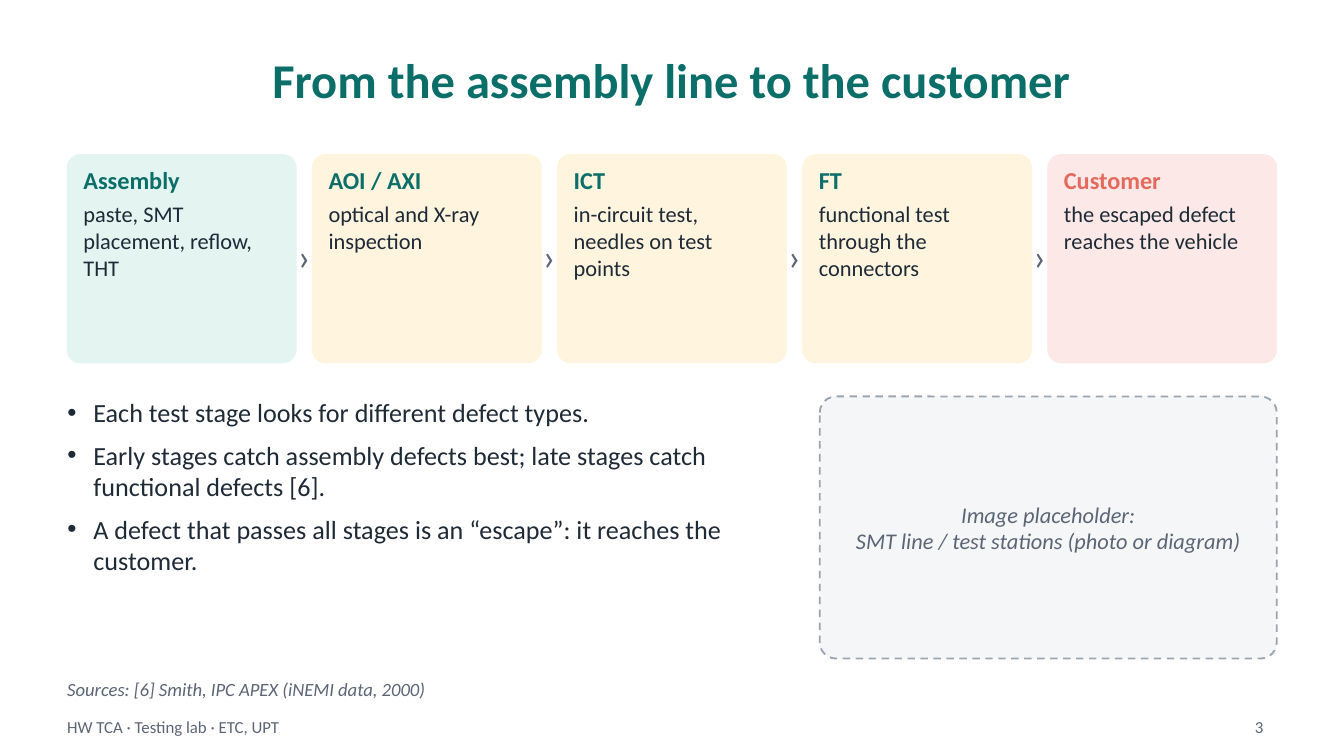
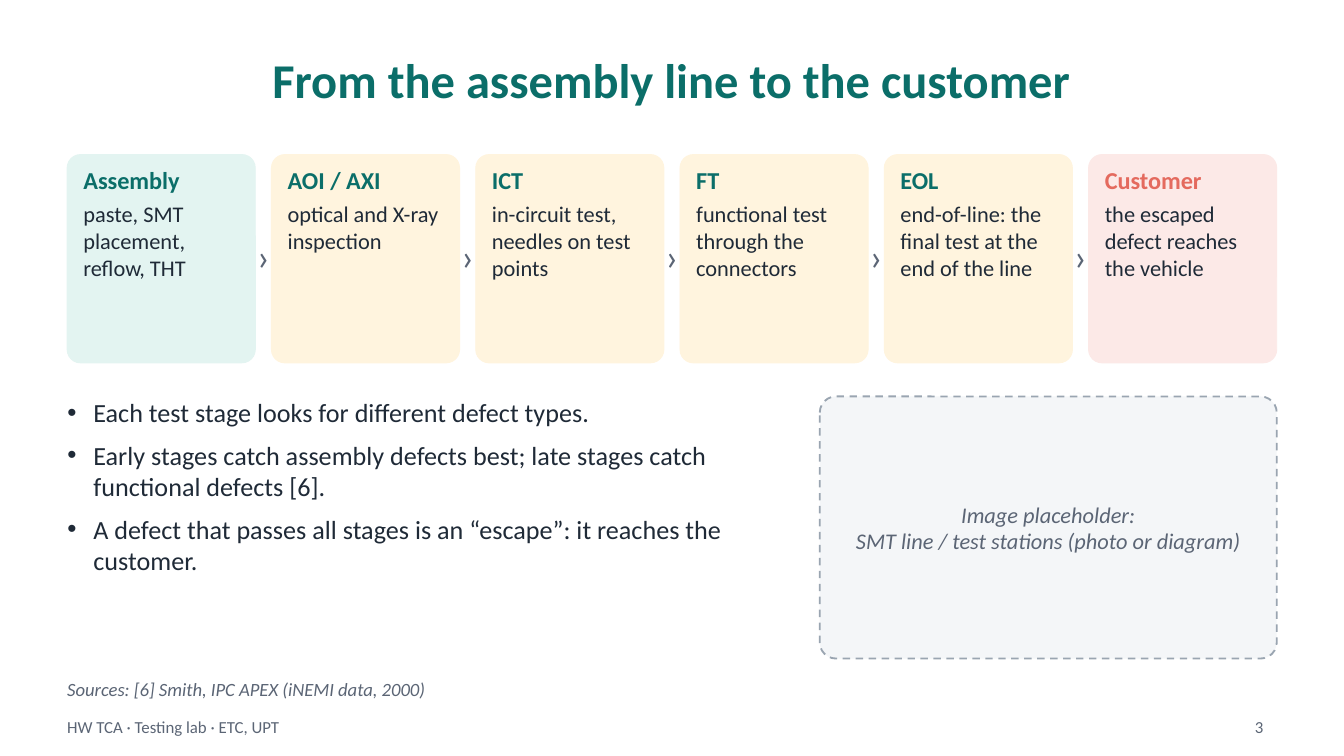
Before and after one commit to madalinatolontan1-ai/sw-tca-lab, a slide deck: slide 3 of materials/HW_TCA_lecture_EN.pptx. Drawn at 1344x756 pixels with LibreOffice and Linux fonts; fonts in the diff are those of the drawing. Boxes give left, top, right and bottom in pixels: in the first picture for what was removed or moved away, otherwise in the second. Text is boxed around its words. In the diff, an @@ line names an element or a change of style, - is before the commit and + after.

```diff
--- a/materials/HW_TCA_lecture_EN.pptx
+++ b/materials/HW_TCA_lecture_EN.pptx
@@ rounded rectangle: place and size @@
-rounded rectangle at bbox=[67, 155, 296, 363]
+rounded rectangle at bbox=[67, 155, 255, 363]
@@ text "Assembly" rewrapped from bbox=[83, 172, 252, 276] to bbox=[83, 172, 186, 279] @@
@@ rounded rectangle: place and size @@
-rounded rectangle at bbox=[312, 155, 540, 363]
+rounded rectangle at bbox=[271, 155, 460, 363]
@@ text "AOI / AXI": place and size @@
-text "AOI / AXI" at bbox=[329, 173, 479, 253]
+text "AOI / AXI" at bbox=[288, 173, 438, 253]
@@ rounded rectangle added at bbox=[476, 155, 664, 363], fill #FFF4DE, outline #FFF4DE 0.5 pt @@
@@ text "ICT": place and size @@
-text "ICT" at bbox=[574, 173, 712, 280]
+text "ICT" at bbox=[492, 173, 630, 280]
@@ proportions changed in 5 elements at bbox=[1089, 155, 1277, 363], bbox=[67, 155, 255, 363], bbox=[271, 155, 460, 363], bbox=[884, 155, 1073, 363], bbox=[680, 155, 868, 363] @@
@@ rounded rectangle: place and size @@
-rounded rectangle at bbox=[558, 155, 786, 363]
+rounded rectangle at bbox=[680, 155, 868, 363]
@@ text "FT": place and size @@
-text "FT" at bbox=[819, 173, 949, 276]
+text "FT" at bbox=[696, 173, 827, 276]
@@ rounded rectangle: place and size @@
-rounded rectangle at bbox=[802, 155, 1031, 363]
+rounded rectangle at bbox=[884, 155, 1073, 363]
@@ text added at bbox=[900, 173, 1041, 276], 12 pt, text #1F2A37 @@
+EOL
+end-of-line: the final test at the end of the line
@@ rounded rectangle: place and size @@
-rounded rectangle at bbox=[1048, 155, 1277, 363]
+rounded rectangle at bbox=[1089, 155, 1277, 363]
@@ text "Customer" rewrapped from bbox=[1064, 173, 1239, 249] to bbox=[1105, 173, 1237, 276] @@
@@ text "›": place and size @@
-text "›" at bbox=[293, 228, 314, 282]
+text "›" at bbox=[253, 228, 274, 282]
@@ text "›": place and size @@
-text "›" at bbox=[539, 228, 560, 282]
+text "›" at bbox=[457, 228, 478, 282]
@@ text added at bbox=[661, 228, 683, 282], 20 pt, text #5B6575 @@
+›
@@ text "›": place and size @@
-text "›" at bbox=[784, 228, 805, 282]
+text "›" at bbox=[866, 228, 887, 282]
@@ text "›": place and size @@
-text "›" at bbox=[1030, 228, 1051, 282]
+text "›" at bbox=[1070, 228, 1091, 282]
```
Also in this commit, not shown: 1 slide added, 12 other files.
